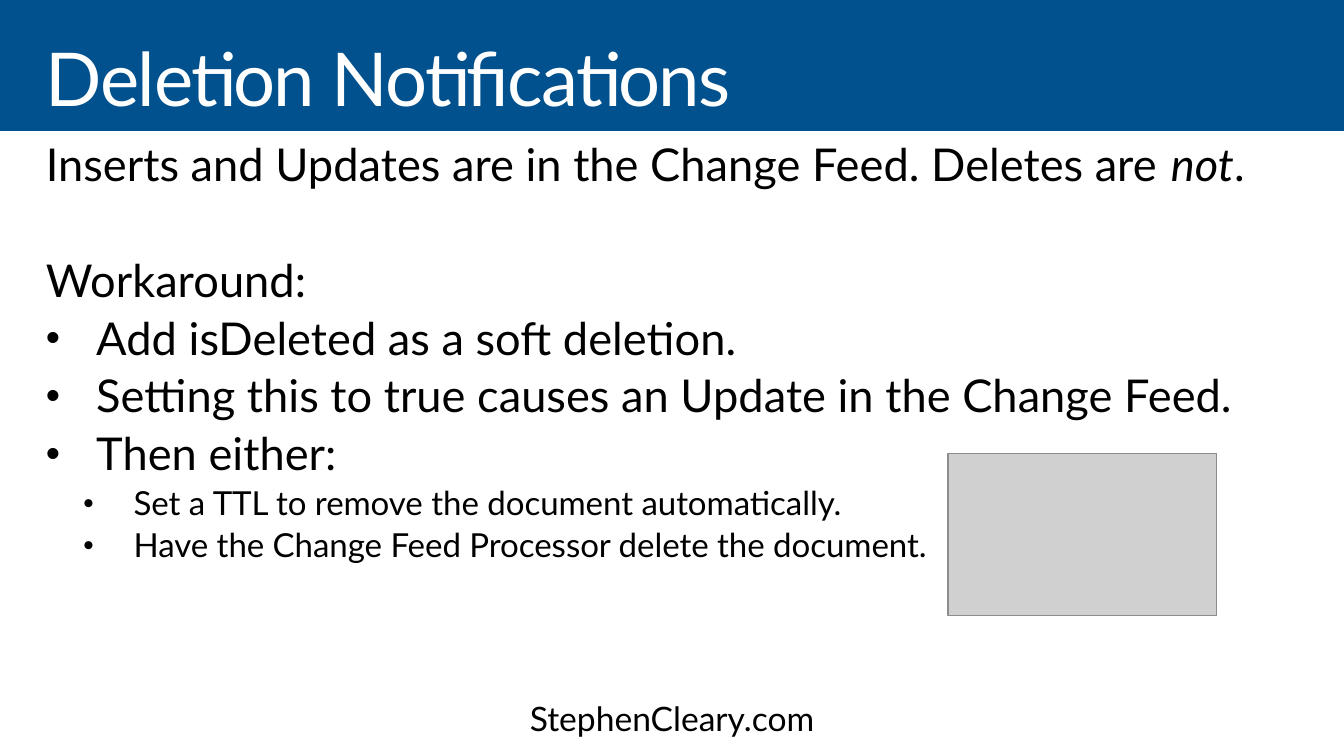
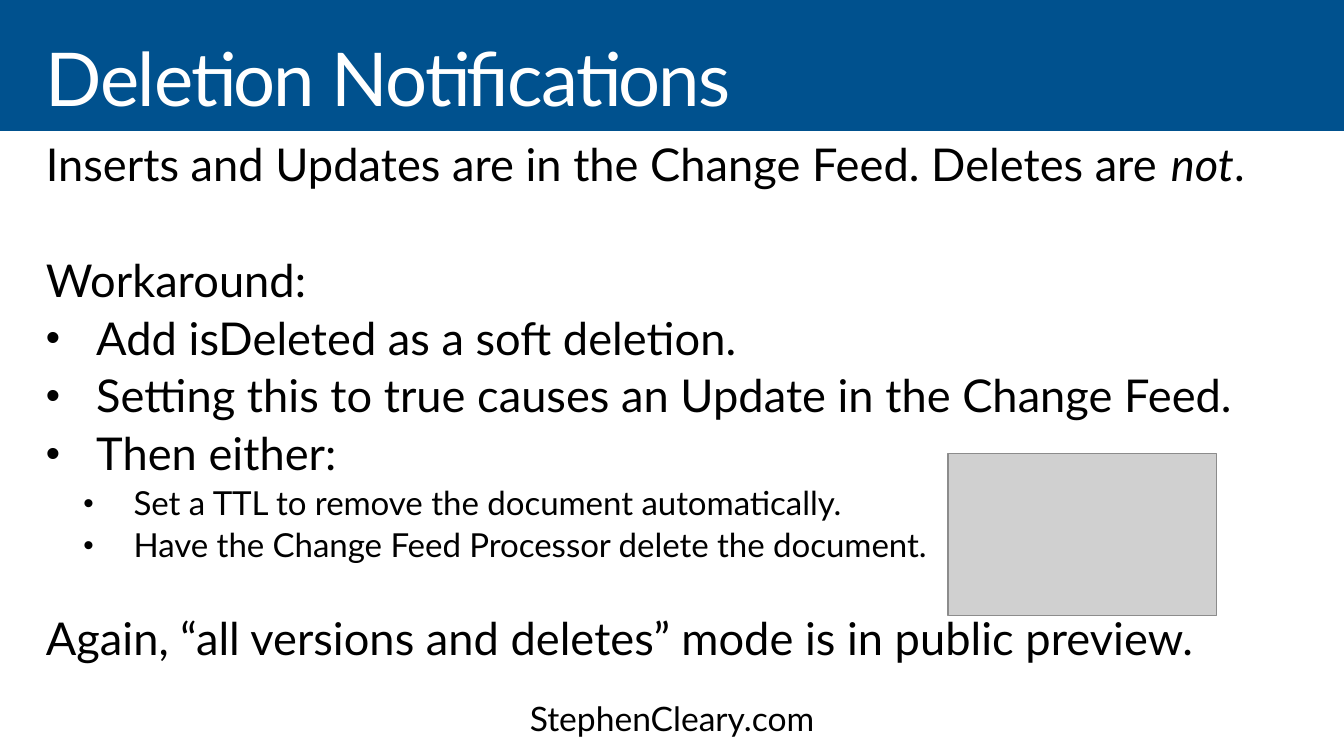
Before and after one commit to StephenCleary/Presentations, a slide deck: slide 61 of CosmosDB/CosmosDB - 16.9.pptx (slide 58 before the commit). Drawn at 1344x756 pixels with LibreOffice and Linux fonts; fonts in the diff are those of the drawing; grey boxes stand for pictures. Boxes give left, top, right and bottom in pixels: in the first picture for what was removed or moved away, otherwise in the second. Text is boxed around its words. In the diff, an @@ line names an element or a change of style, - is before the commit and + after.

```diff
--- a/CosmosDB/CosmosDB - 16.9.pptx
+++ b/CosmosDB/CosmosDB - 16.9.pptx
@@ text at (46,620,1193,664): paragraph added @@
+Again, “all versions and deletes” mode is in public preview.
```
Also in this commit, not shown: 23 other slides changed, 3 slides added, 5 other files.
